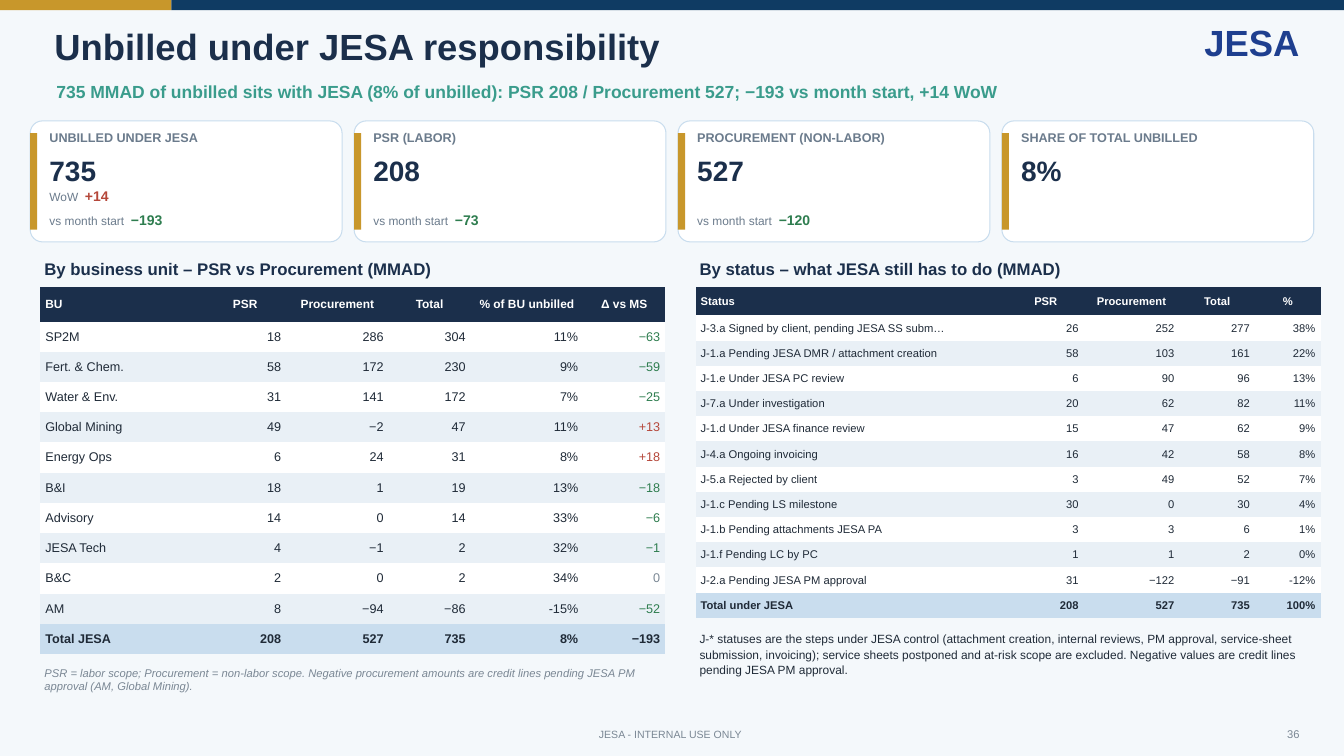
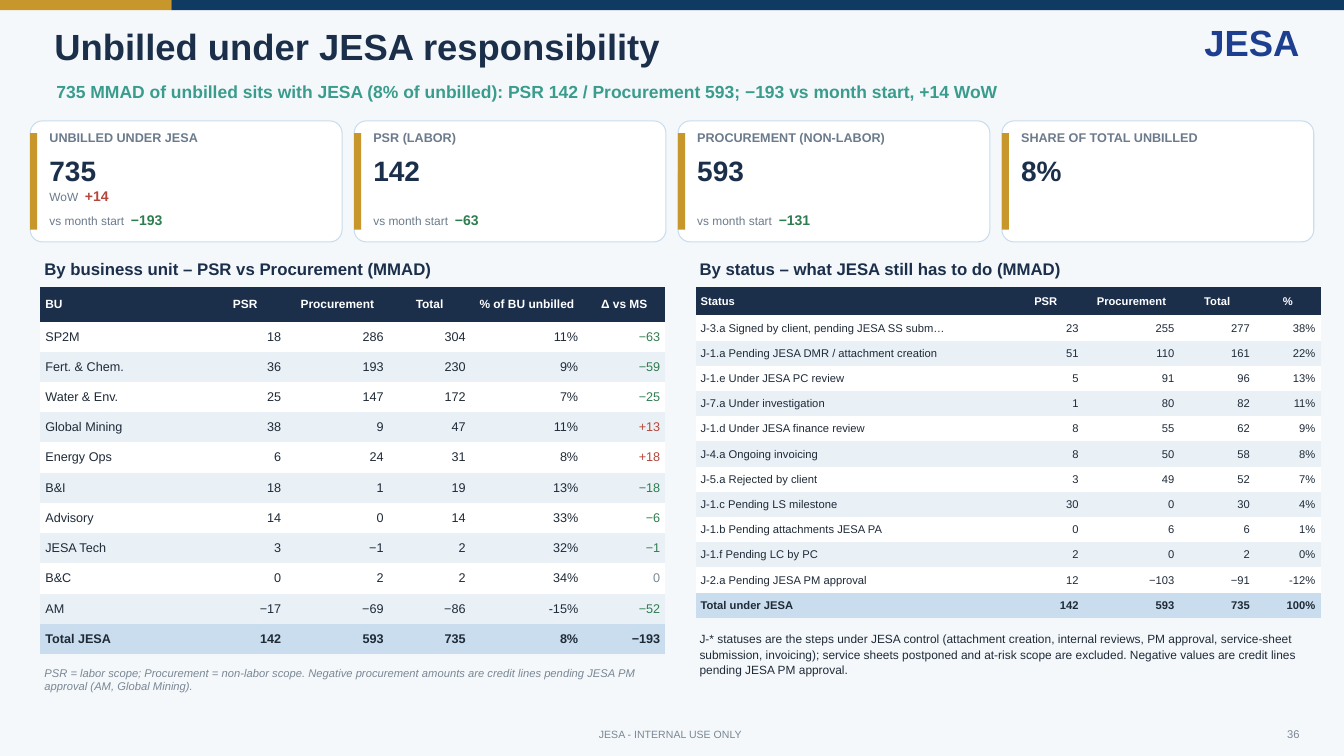
Before and after one commit to cherkaouihassan-art/Skills-Repo, a slide deck: slide 36 of weekly-ar-cash-deck/output/JESA_AR_Cash_Position_Nov_W1_2026-11-04.pptx. Drawn at 1344x756 pixels with LibreOffice and Linux fonts; fonts in the diff are those of the drawing. Boxes give left, top, right and bottom in pixels: in the first picture for what was removed or moved away, otherwise in the second. Text is boxed around its words. In the diff, an @@ line names an element or a change of style, - is before the commit and + after.

```diff
--- a/weekly-ar-cash-deck/output/JESA_AR_Cash_Position_Nov_W1_2026-11-04.pptx
+++ b/weekly-ar-cash-deck/output/JESA_AR_Cash_Position_Nov_W1_2026-11-04.pptx
@@ text at (56, 85, 997, 102): text changed @@
-735 MMAD of unbilled sits with JESA (8% of unbilled): PSR 208 / Procurement 527; −193 vs month start, +14 WoW
+735 MMAD of unbilled sits with JESA (8% of unbilled): PSR 142 / Procurement 593; −193 vs month start, +14 WoW
@@ text at (373, 161, 420, 181): text changed @@
-208
+142
@@ text at (697, 161, 744, 182): text changed @@
-527
+593
@@ text at (373, 215, 479, 225): text changed @@
-vs month start −73
+vs month start −63
@@ text at (697, 215, 810, 225): text changed @@
-vs month start −120
+vs month start −131
@@ table at (40, 287, 665, 654) @@
-row 3, column 2: 58
+row 3, column 2: 36
-row 3, column 3: 172
+row 3, column 3: 193
-row 4, column 2: 31
+row 4, column 2: 25
-row 4, column 3: 141
+row 4, column 3: 147
-row 5, column 2: 49
+row 5, column 2: 38
-row 5, column 3: −2
+row 5, column 3: 9
-row 9, column 2: 4
+row 9, column 2: 3
-row 10, column 2: 2
+row 10, column 2: 0
-row 10, column 3: 0
+row 10, column 3: 2
-row 11, column 2: 8
+row 11, column 2: −17
-row 11, column 3: −94
+row 11, column 3: −69
-row 12, column 2: 208
+row 12, column 2: 142
-row 12, column 3: 527
+row 12, column 3: 593
@@ table at (696, 287, 1321, 618) @@
-row 2, column 2: 26
+row 2, column 2: 23
-row 2, column 3: 252
+row 2, column 3: 255
-row 3, column 2: 58
+row 3, column 2: 51
-row 3, column 3: 103
+row 3, column 3: 110
-row 4, column 2: 6
+row 4, column 2: 5
-row 4, column 3: 90
+row 4, column 3: 91
-row 5, column 2: 20
+row 5, column 2: 1
-row 5, column 3: 62
+row 5, column 3: 80
-row 6, column 2: 15
+row 6, column 2: 8
-row 6, column 3: 47
+row 6, column 3: 55
-row 7, column 2: 16
+row 7, column 2: 8
-row 7, column 3: 42
+row 7, column 3: 50
-row 10, column 2: 3
+row 10, column 2: 0
-row 10, column 3: 3
+row 10, column 3: 6
-row 11, column 2: 1
+row 11, column 2: 2
-row 11, column 3: 1
+row 11, column 3: 0
-row 12, column 2: 31
+row 12, column 2: 12
-row 12, column 3: −122
+row 12, column 3: −103
-row 13, column 2: 208
+row 13, column 2: 142
-row 13, column 3: 527
+row 13, column 3: 593
```
Also in this commit, not shown: 4 other slides changed, 9 other files.
